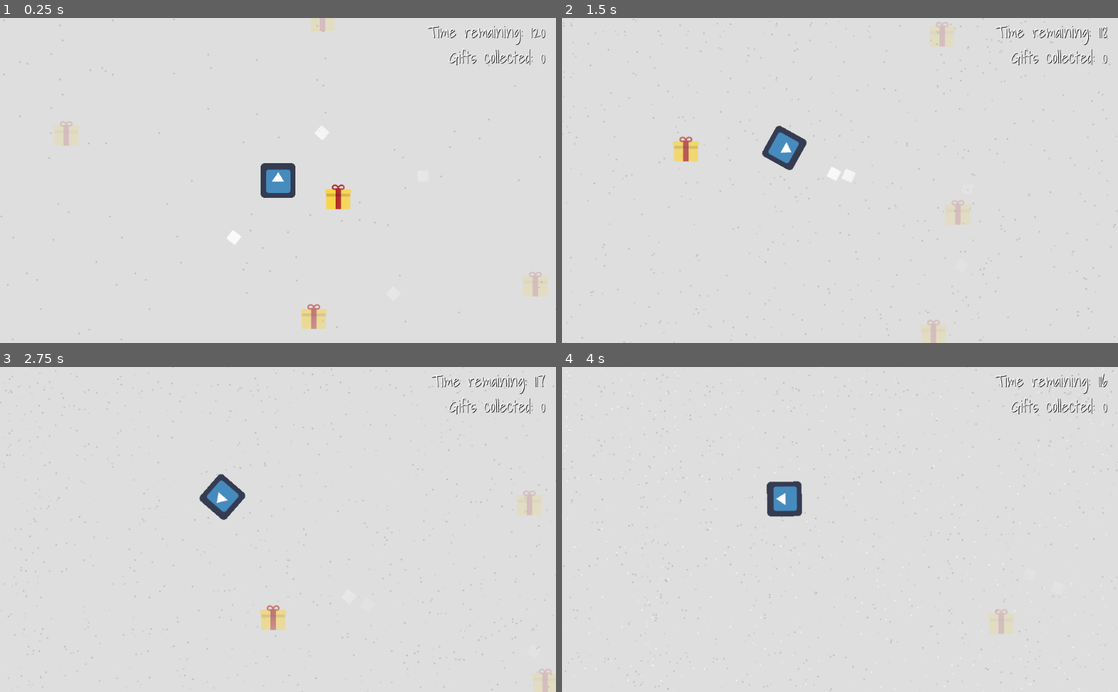
Above: before the commit, frames 1-4 (two rows, left to right).
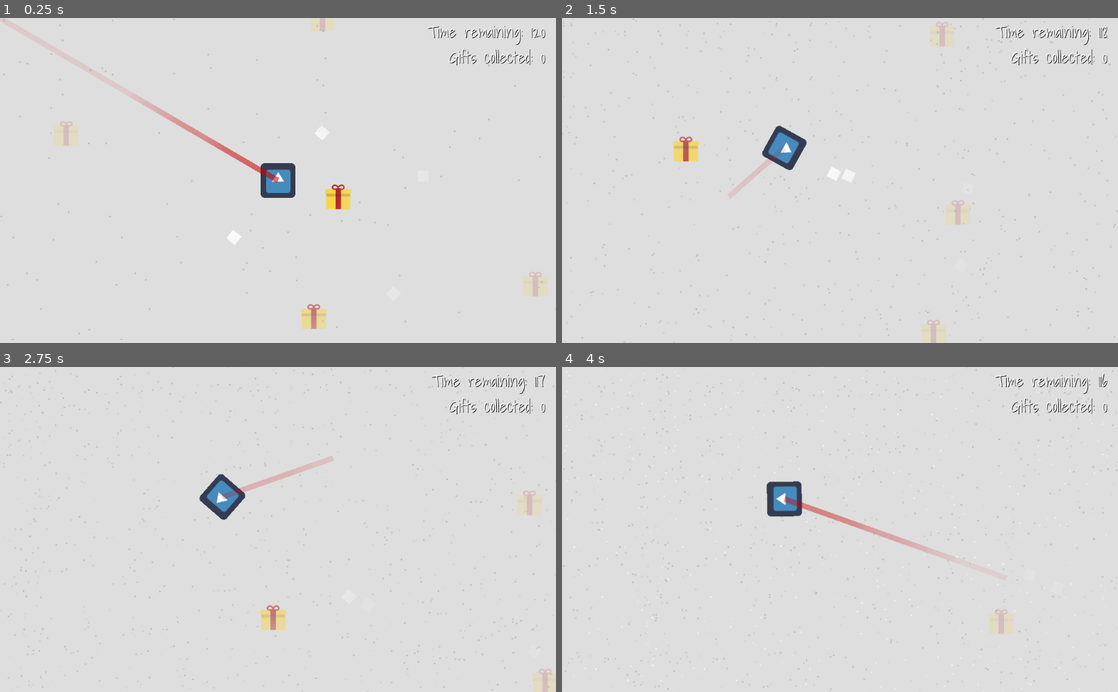
Above: after the commit, the same moments.

Repository: GameDrivenDesign/SebastHolyWandarousChristmasGame
Game: Godot game, scene res://scenes/world/world.tscn
Same seed, same stepped clock (60 frames per second), same inputs: the game is played once before the commit and once after it. The engine's default icon, where the game draws it, is replaced by a stand-in: a white triangle on a blue panel in a dark square.
Inputs (mouse positions are in pixels of both pictures, inside the frame that each line leads up to):
- Up to frame 1 (0.25 s): no input
- Up to frame 2 (1.5 s): move the mouse to (962, 164) at 0.52 s; hold Right (right) 0.53-1.28 s; click (962, 164) at 0.6 s; move the mouse to (728, 196) at 1.27 s; hold Down (down) from 1.28 s (still down); click (728, 196) at 1.35 s
- Up to frame 3 (2.75 s): move the mouse to (333, 458) at 2.02 s; release Down (down) at 2.03 s; hold Right (right) from 2.03 s (still down); click (333, 458) at 2.1 s
- Up to frame 4 (4 s): move the mouse to (812, 594) at 2.77 s; release Right (right) at 2.78 s; hold Up (up) 2.78-3.53 s; click (812, 594) at 2.85 s; move the mouse to (1006, 578) at 3.52 s; hold Left (left) from 3.53 s (still down); click (1006, 578) at 3.6 s

The runs differ from the first frame. In frame 1, 0.5% of the frame differs, in the area x 23-51%, y 23-51%; in frame 2, 0.2%; in frame 3, 0.3%; in frame 4, 0.5%, in the area x 39-71%, y 39-60%.

Commit message:
add line to aim

Diff:
--- a/scenes/coal/coal.tscn
+++ b/scenes/coal/coal.tscn
@@ -5,7 +5,7 @@
 custom_solver_bias = 0.0
 extents = Vector2( 10, 10 )
 
-[node name="coal" type="RigidBody2D" index="0"]
+[node name="coal" type="RigidBody2D"]
 
 input_pickable = false
 collision_layer = 1
--- a/scenes/dumb_kid/dumb_kid.tscn
+++ b/scenes/dumb_kid/dumb_kid.tscn
@@ -7,7 +7,7 @@
 custom_solver_bias = 0.0
 extents = Vector2( 10, 10 )
 
-[node name="dumb_kid" type="KinematicBody2D" index="0"]
+[node name="dumb_kid" type="KinematicBody2D"]
 
 input_pickable = false
 collision_layer = 2
--- a/scenes/player/player.gd
+++ b/scenes/player/player.gd
@@ -8,10 +8,14 @@
 
 var gift_count = 0
 
+var target_line = Line2D.new()
+
 signal gift_count_changed(n)
 
 func _ready():
-	pass
+	target_line.add_point(Vector2(0.0, 0.0))
+	target_line.add_point(Vector2(0.0, 0.0))
+	add_child(target_line)
 	#$sled_loop
 
 func _process(delta):
@@ -20,6 +24,16 @@
 
 	var target_pitch_scale = 1 + (velocity.length() / speed) / 4
 	$sled_loop.pitch_scale = $sled_loop.pitch_scale * (1.0 - delta*5) + target_pitch_scale * delta*5
+
+	var mouse = get_global_mouse_position()
+	target_line.set_global_position(Vector2(0.0, 0.0))
+	target_line.rotation = -rotation
+	target_line.set_point_position(0, position)
+	target_line.set_point_position(1, mouse)
+
+	var distance = (mouse - position).length()
+
+	target_line.default_color = Color(float(gift_count <= 0) * 0.8, float(gift_count > 0) * 0.8, 0.0, clamp(0.001 * distance, 0.0, 0.6))
 
 
 func get_input():
--- a/scenes/world/world.tscn
+++ b/scenes/world/world.tscn
@@ -7,7 +7,7 @@
 [ext_resource path="res://scenes/gift/gift.tscn" type="PackedScene" id=5]
 [ext_resource path="res://scenes/dumb_kid/dumb_kid.tscn" type="PackedScene" id=6]
 
-[node name="map" type="Node2D" index="0"]
+[node name="map" type="Node2D"]
 
 [node name="ParallaxBackground" type="ParallaxBackground" parent="." index="0"]
 
